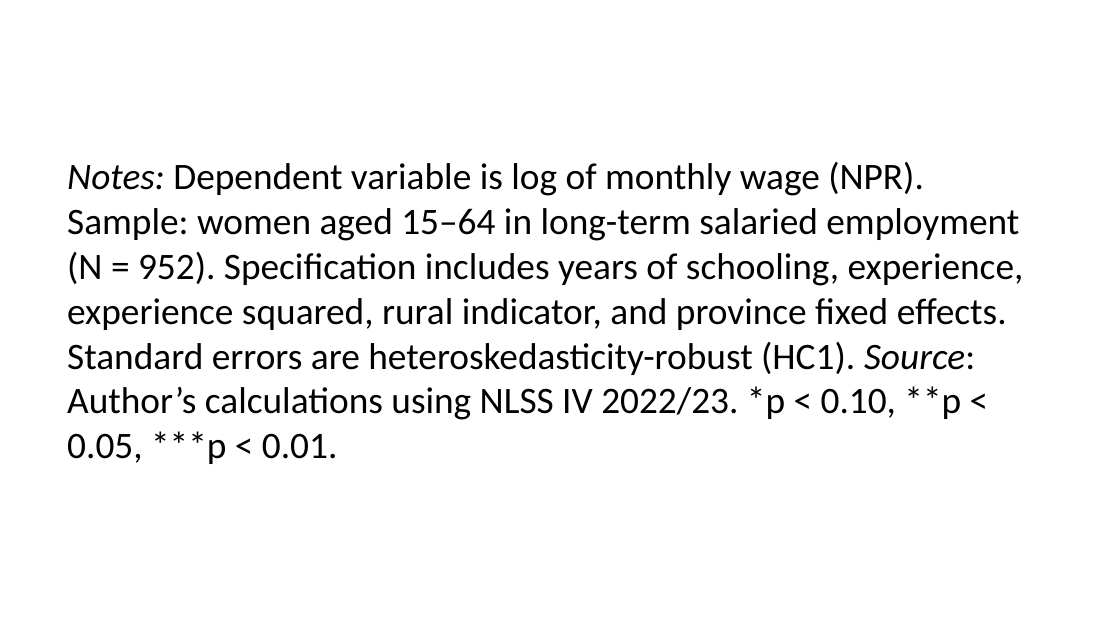
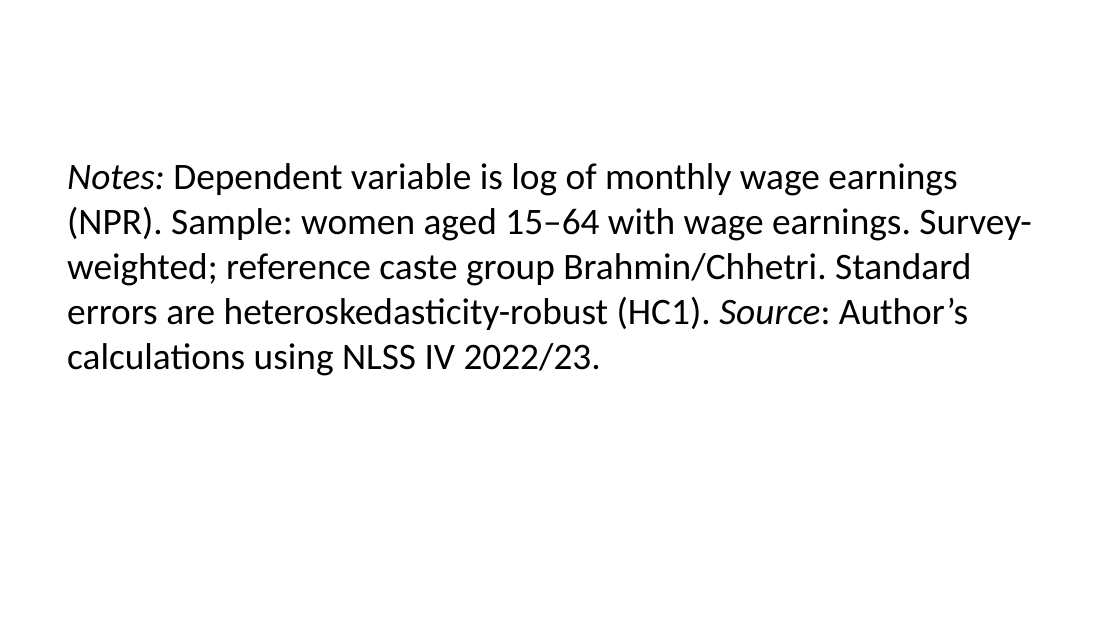
Before and after one commit to hgrueso/nepal-cost-of-inaction, a slide deck: slide 43 of reports/nepal_slides_en.pptx (slide 36 before the commit). Drawn at 1120x630 pixels with LibreOffice and Linux fonts; fonts in the diff are those of the drawing. Boxes give left, top, right and bottom in pixels: in the first picture for what was removed or moved away, otherwise in the second. Text is boxed around its words. In the diff, an @@ line names an element or a change of style, - is before the commit and + after.

```diff
--- a/reports/nepal_slides_en.pptx
+++ b/reports/nepal_slides_en.pptx
@@ text at box(67, 163, 1031, 376): text changed @@
-Notes: Dependent variable is log of monthly wage (NPR). Sample: women aged 15–64 in long-term salaried employment (N = 952). Specification includes years of schooling, experience, experience squared, rural indicator, and province fixed effects. Standard errors are heteroskedasticity-robust (HC1). Source: Author’s calculations using NLSS IV 2022/23. *p < 0.10, **p < 0.05, ***p < 0.01.
+Notes: Dependent variable is log of monthly wage earnings (NPR). Sample: women aged 15–64 with wage earnings. Survey-weighted; reference caste group Brahmin/Chhetri. Standard errors are heteroskedasticity-robust (HC1). Source: Author’s calculations using NLSS IV 2022/23.
```
Also in this commit, not shown: 20 other slides changed, 15 slides added, 5 slides removed, 14 other files.
